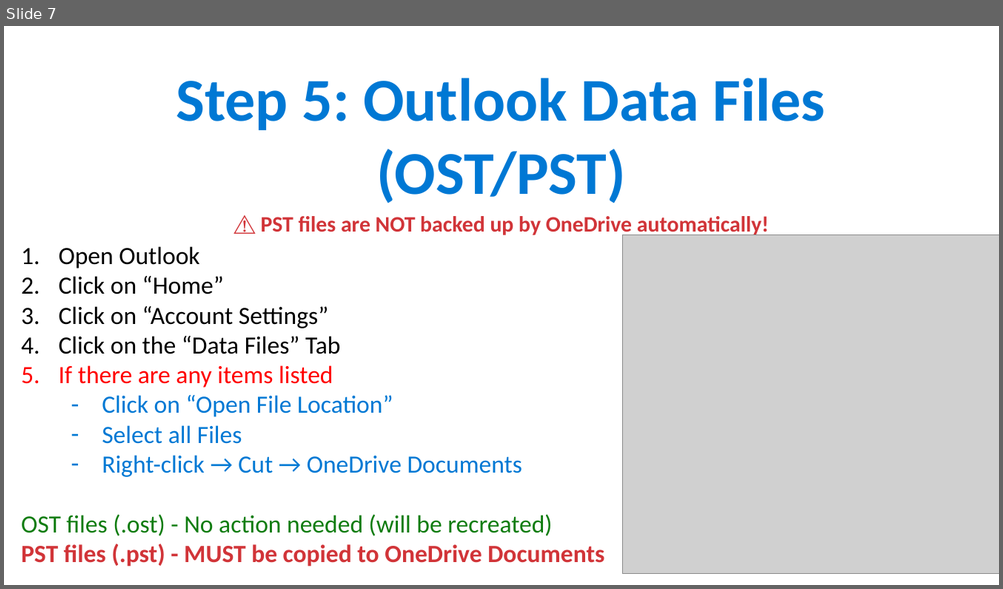
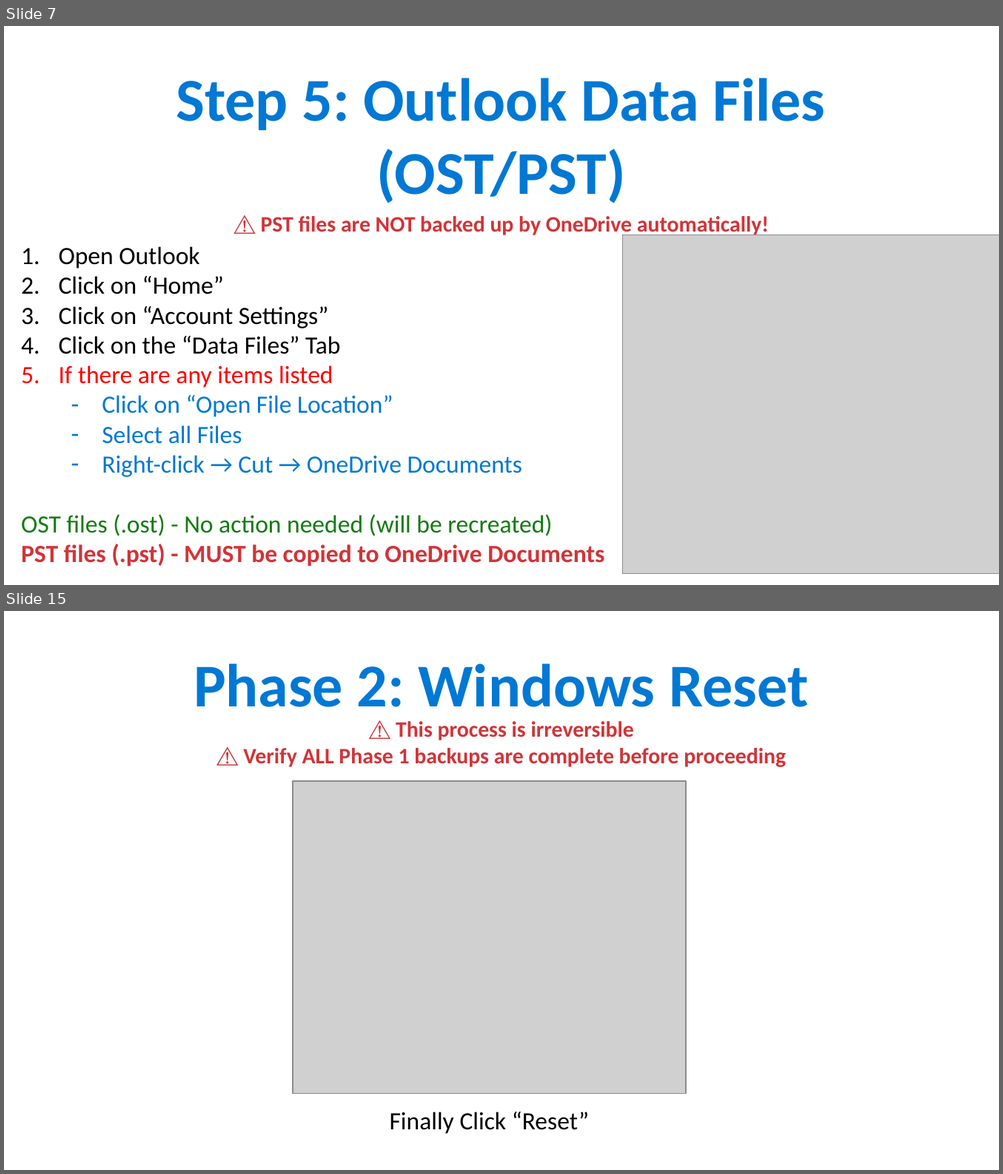
Before and after one commit to ipsghonline/tmp, a slide deck: presentation/Phase1-Backup-Guide.pptx. Shown one above the other, each under a label of ours: slide 7 before the commit, slides 7 and 15 after it; the slides between them are not shown. The pictures are 1003x589 and 1003x1174 pixels, drawn with LibreOffice and Linux fonts; fonts in the diff are those of the drawing; grey boxes stand for pictures. Boxes give left, top, right and bottom in pixels: in the first picture for what was removed or moved away, otherwise in the second. Text is boxed around its words. In the diff, an @@ line names an element or a change of style, - is before the commit and + after.

```diff
--- a/presentation/Phase1-Backup-Guide.pptx
+++ b/presentation/Phase1-Backup-Guide.pptx
@@ slide 15 added at [4,611,999,1170], background #FFFFFF @@
@@ text added at [193,664,808,707], 44 pt, text #0078D4, bold @@
+Phase 2: Windows Reset
@@ text added at [243,721,785,767], 16 pt, text #D13438, bold @@
+⚠️ This process is irreversible
+⚠️ Verify ALL Phase 1 backups are complete before proceeding
@@ picture added at [293,781,686,1094] @@
@@ text added at [390,1112,589,1134], 18 pt, text #000000 @@
+Finally Click “Reset”
```
Also in this commit, not shown: 1 slide changed, 20 other slides added, 1 slide removed.
